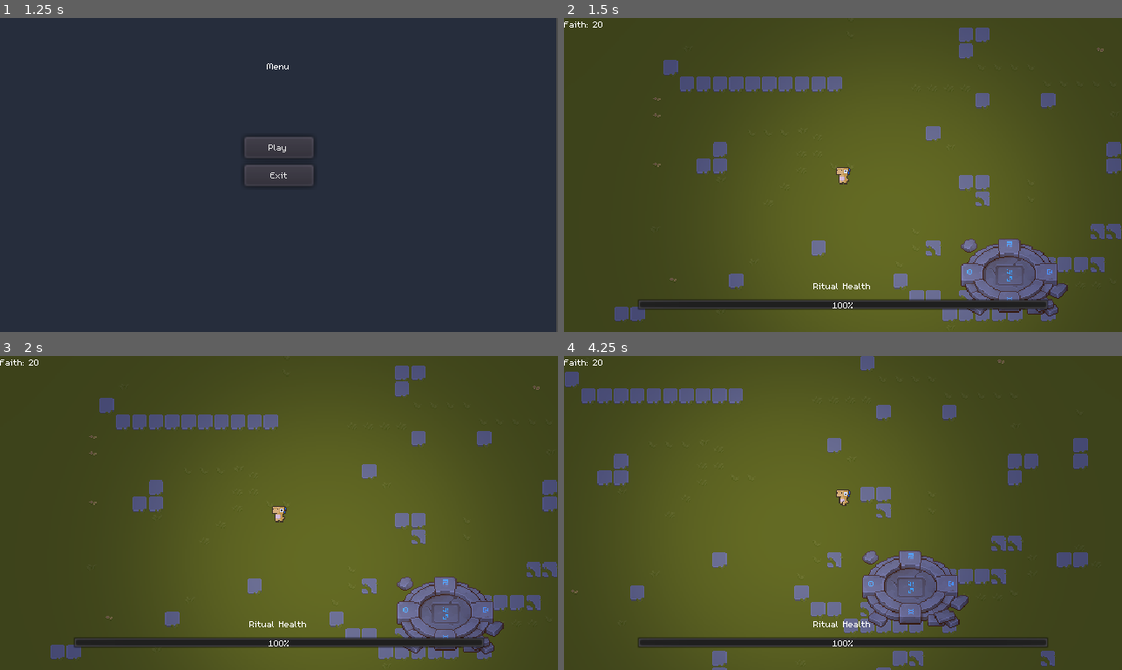
Above: before the commit, frames 1-4 (two rows, left to right).
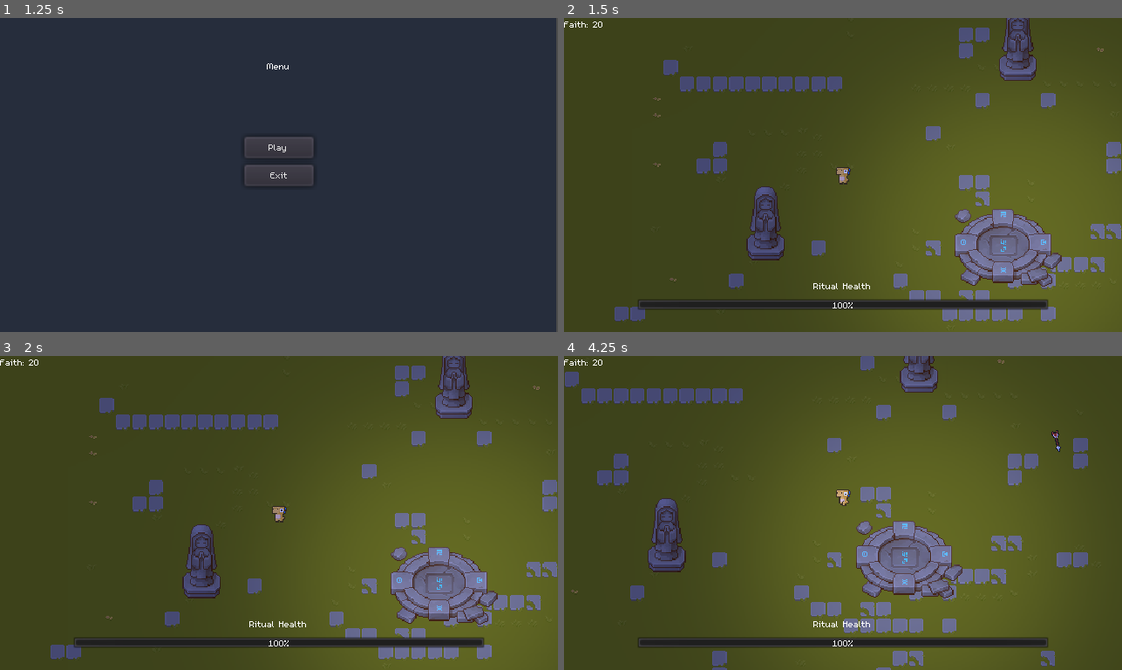
Above: after the commit, the same moments.

Repository: Okayu-Thonk/cut-of-the-tamb
Game: Godot game, scene res://scenes/splash_screen/splash.tscn
Same seed, same stepped clock (60 frames per second), same inputs: the game is played once before the commit and once after it. Sound files missing from this copy of the repository are replaced by a short silence.
Inputs (mouse positions are in pixels of both pictures, inside the frame that each line leads up to):
- Up to frame 1 (1.25 s): move the mouse to (401, 159) at 0.52 s; hold D (right) from 0.53 s (still down)
- Up to frame 2 (1.5 s): release D (right) at 1.25 s; click "Play" at 1.25 s
- Up to frame 3 (2 s): no input
- Up to frame 4 (4.25 s): move the mouse to (731, 528) at 2.02 s; hold S (down) 2.03-2.78 s; move the mouse to (898, 443) at 2.77 s; hold D (right) 2.78-3.53 s; move the mouse to (815, 575) at 3.52 s; hold W (up) from 3.53 s (still down)

Frame 1 is identical in both runs. In frame 2, 12% of the frame differs, in the area x 32-100%, y 0-97%; in frame 3, 12%; in frame 4, 12%, in the area x 15-90%, y 0-89%.

Commit message:
base tower

Diff:
--- a/autoload/global_signal.gd
+++ b/autoload/global_signal.gd
@@ -1,5 +1,6 @@
 extends Node
 
+# warning-ignore-all:unused_signal
 signal ritual_destroyed
 signal faith_generated(faith)
 
--- a/entities/character/character.gd
+++ b/entities/character/character.gd
@@ -13,6 +13,7 @@
 var faith: int = 0
 
 
+# warning-ignore-all:return_value_discarded
 func _ready() -> void:
 	GlobalSignal.connect("faith_generated", self, "_on_faith_generated")
 
--- a/entities/enemies/heretic_ranged/heretic_ranged.gd
+++ b/entities/enemies/heretic_ranged/heretic_ranged.gd
@@ -10,16 +10,16 @@
 export var acceleration: int = 100
 export var friction: float = 0.7
 export var projectile: PackedScene
+export var hp: int = 10 setget set_health
 
 onready var animation: AnimationPlayer = $Animation
-onready var sprite: Sprite  = $Sprite
-onready var weapon: Node2D  = $Weapon
+onready var sprite: Sprite = $Sprite
+onready var weapon: Node2D = $Weapon
 
 var velocity: Vector2 = Vector2.ZERO
 var ritual_coordinate: Vector2 = Vector2.ZERO
 var enemy_type: String = "heretic_ranged"
 var state: int = State.IDLE
-
 
 
 func _ready():
@@ -28,26 +28,34 @@
 
 
 func _process(delta: float) -> void:
-  _move(delta)
-  _sprite_handler()
+	_move(delta)
+	_sprite_handler()
+
 
 func _sprite_handler():
-  var ritual_direction: Vector2 = get_ritual_direction()
-  if velocity.length() > 20:
-	  animation.play("move")
-  else:
-	  animation.play("idle")
-  _flip_character_sprite(ritual_direction)
+	var ritual_direction: Vector2 = get_ritual_direction()
+	if velocity.length() > 20:
+		animation.play("move")
+	else:
+		animation.play("idle")
+	_flip_character_sprite(ritual_direction)
+
+
+func set_health(new_hp: int):
+	hp = new_hp
+	if hp <= 0:
+		queue_free()
 
 
 func _move(delta: float) -> void:
-  if state == State.MOVING:
-	  velocity = move_and_slide(velocity)
-	  velocity += acceleration * self.global_position.direction_to(ritual_coordinate) * delta * 60
-  if (ritual_coordinate - global_position).length() < randi() % 150:
-	  state = State.ATTACKING
+	if state == State.MOVING:
+		velocity = move_and_slide(velocity)
+		velocity += acceleration * self.global_position.direction_to(ritual_coordinate) * delta * 60
+	if (ritual_coordinate - global_position).length() < randi() % 150:
+		state = State.ATTACKING
 
-  velocity = lerp(velocity, Vector2.ZERO, friction)
+	velocity = lerp(velocity, Vector2.ZERO, friction)
+
 
 func _on_coord_received(coord: Vector2) -> void:
 	ritual_coordinate = coord
@@ -55,26 +63,31 @@
 
 
 func _flip_character_sprite(ritual_direction):
-  if ritual_direction.x < 0 and sign(sprite.scale.x) != sign(ritual_direction.x):
-	  weapon.scale.x *= -1
-	  sprite.scale.x *= -1
-  elif ritual_direction.x > 0 and sign(sprite.scale.x) != sign(ritual_direction.x):
-	  weapon.scale.x *= -1
-	  sprite.scale.x *= -1
-  if ritual_direction.x > 0:
-	  weapon.position.x = 11
-  else:
-	  weapon.position.x = -11
+	if ritual_direction.x < 0 and sign(sprite.scale.x) != sign(ritual_direction.x):
+		weapon.scale.x *= -1
+		sprite.scale.x *= -1
+	elif ritual_direction.x > 0 and sign(sprite.scale.x) != sign(ritual_direction.x):
+		weapon.scale.x *= -1
+		sprite.scale.x *= -1
+	if ritual_direction.x > 0:
+		weapon.position.x = 11
+	else:
+		weapon.position.x = -11
+
 
 func get_ritual_direction() -> Vector2:
-  return (ritual_coordinate - global_position).normalized()
+	return (ritual_coordinate - global_position).normalized()
 
 
 func _on_AttackTimer_timeout():
-  if state == State.ATTACKING:
-	  var projectile_instance = projectile.instance()
-	  projectile_instance.ritual_coordinate = ritual_coordinate
-	  projectile_instance.direction = get_ritual_direction()
-	  projectile_instance.origin = global_position
-	  add_child(projectile_instance)
-	  projectile_instance.launch()
+	if state == State.ATTACKING:
+		var projectile_instance = projectile.instance()
+		projectile_instance.ritual_coordinate = ritual_coordinate
+		projectile_instance.direction = get_ritual_direction()
+		projectile_instance.origin = global_position
+		add_child(projectile_instance)
+		projectile_instance.launch()
+
+
+func _on_Area2D_area_entered(area: Area2D):
+	set_health(hp - 3)
--- a/entities/enemies/heretic_ranged/heretic_ranged.tscn
+++ b/entities/enemies/heretic_ranged/heretic_ranged.tscn
@@ -93,6 +93,8 @@
 "values": [ Vector2( 11, 6 ), Vector2( 11, 5 ), Vector2( 11, 6 ), Vector2( 11, 7 ) ]
 }
 
+[sub_resource type="RectangleShape2D" id=5]
+
 [node name="HereticRanged" type="KinematicBody2D"]
 script = ExtResource( 3 )
 projectile = ExtResource( 4 )
@@ -121,4 +123,14 @@
 wait_time = 2.0
 autostart = true
 
+[node name="Area2D" type="Area2D" parent="."]
+__meta__ = {
+"_edit_lock_": true
+}
+
+[node name="CollisionShape2D" type="CollisionShape2D" parent="Area2D"]
+position = Vector2( 2, 8 )
+shape = SubResource( 5 )
+
 [connection signal="timeout" from="AttackTimer" to="." method="_on_AttackTimer_timeout"]
+[connection signal="area_entered" from="Area2D" to="." method="_on_Area2D_area_entered"]
--- a/levels/level_one/level_one.tscn
+++ b/levels/level_one/level_one.tscn
@@ -1,10 +1,11 @@
-[gd_scene load_steps=8 format=2]
+[gd_scene load_steps=9 format=2]
 
 [ext_resource path="res://levels/level.tscn" type="PackedScene" id=1]
 [ext_resource path="res://assets/Texture/TX Tileset Grass.png" type="Texture" id=2]
 [ext_resource path="res://assets/light.png" type="Texture" id=3]
 [ext_resource path="res://assets/Texture/TX Props.png" type="Texture" id=4]
 [ext_resource path="res://entities/character/character.tscn" type="PackedScene" id=5]
+[ext_resource path="res://objects/towers/tower.tscn" type="PackedScene" id=6]
 
 [sub_resource type="TileSet" id=1]
 0/name = "TX Tileset Grass.png 0"
@@ -164,12 +165,24 @@
 tile_set = SubResource( 2 )
 
 [node name="Ritual" parent="." index="3"]
-position = Vector2( 162, 97 )
+position = Vector2( 156, 68 )
 
 [node name="Character" parent="YSort" index="0" instance=ExtResource( 5 )]
 
+[node name="Tower" parent="YSort" index="1" instance=ExtResource( 6 )]
+position = Vector2( 394, 52 )
+
+[node name="Tower2" parent="YSort" index="2" instance=ExtResource( 6 )]
+position = Vector2( -75, 46 )
+
+[node name="Tower3" parent="YSort" index="3" instance=ExtResource( 6 )]
+position = Vector2( 171, -129 )
+
+[node name="Tower4" parent="YSort" index="4" instance=ExtResource( 6 )]
+position = Vector2( 158, 264 )
+
 [node name="Light2D" type="Light2D" parent="lights" index="0"]
-position = Vector2( 46, 47 )
+position = Vector2( 164, 67 )
 texture = ExtResource( 3 )
 texture_scale = 1.51
 energy = 0.58
--- a/objects/ritual/ritual.gd
+++ b/objects/ritual/ritual.gd
@@ -38,3 +38,4 @@
 
 func _on_Hurtbox_area_entered(area:Area2D):
   set_health(health-10)
+  area.queue_free()
--- a/objects/spawner/spawner.tscn
+++ /dev/null
@@ -1,13 +0,0 @@
-[gd_scene load_steps=2 format=2]
-
-[sub_resource type="Curve2D" id=1]
-_data = {
-"points": PoolVector2Array( 0, 0, 0, 0, 519, 13, 0, 0, 0, 0, 521, 160, 0, 0, 0, 0, 560, 165, 0, 0, 0, 0, 562, 20, 0, 0, 0, 0, 519, 13 )
-}
-
-[node name="Spawner" type="Path2D"]
-curve = SubResource( 1 )
-
-[node name="SpawnerLocation" type="PathFollow2D" parent="."]
-position = Vector2( 519, 13 )
-rotation = 1.5572
--- /dev/null
+++ b/objects/towers/tower.gd
@@ -0,0 +1,28 @@
+extends Node2D
+
+export var projectile: PackedScene
+
+var enemy_coordinate
+var enemies: Array
+
+
+func _ready():
+	pass
+
+
+func _on_AttackInterval_timeout():
+	if !enemies.empty():
+		var projectile_instance = projectile.instance()
+		projectile_instance.ritual_coordinate = enemies[0].global_position
+		projectile_instance.direction = (enemies[0].global_position - global_position).normalized()
+		projectile_instance.origin = global_position
+		add_child(projectile_instance)
+		projectile_instance.launch()
+
+
+func _on_Range_body_entered(body: Node):
+  enemies.append(body)
+
+
+func _on_Range_body_exited(body: Node):
+  enemies.erase(body)
--- /dev/null
+++ b/objects/towers/tower.tscn
@@ -0,0 +1,29 @@
+[gd_scene load_steps=5 format=2]
+
+[ext_resource path="res://objects/towers/tower.png" type="Texture" id=1]
+[ext_resource path="res://objects/towers/tower.gd" type="Script" id=2]
+[ext_resource path="res://entities/enemies/heretic_ranged/heretic_ranged_projectile.tscn" type="PackedScene" id=3]
+
+[sub_resource type="CircleShape2D" id=1]
+radius = 123.584
+
+[node name="Tower" type="Node2D"]
+script = ExtResource( 2 )
+projectile = ExtResource( 3 )
+
+[node name="Sprite" type="Sprite" parent="."]
+texture = ExtResource( 1 )
+
+[node name="Range" type="Area2D" parent="."]
+collision_layer = 2
+
+[node name="CollisionShape2D" type="CollisionShape2D" parent="Range"]
+position = Vector2( 0, 20 )
+shape = SubResource( 1 )
+
+[node name="AttackInterval" type="Timer" parent="."]
+autostart = true
+
+[connection signal="body_entered" from="Range" to="." method="_on_Range_body_entered"]
+[connection signal="body_exited" from="Range" to="." method="_on_Range_body_exited"]
+[connection signal="timeout" from="AttackInterval" to="." method="_on_AttackInterval_timeout"]
Not shown: 1 places in entities/enemies/heretic_ranged/heretic_ranged.tscn that only renumber resources
Binary file added: objects/towers/tower.png
Not shown, added: objects/towers/tower.png.import
